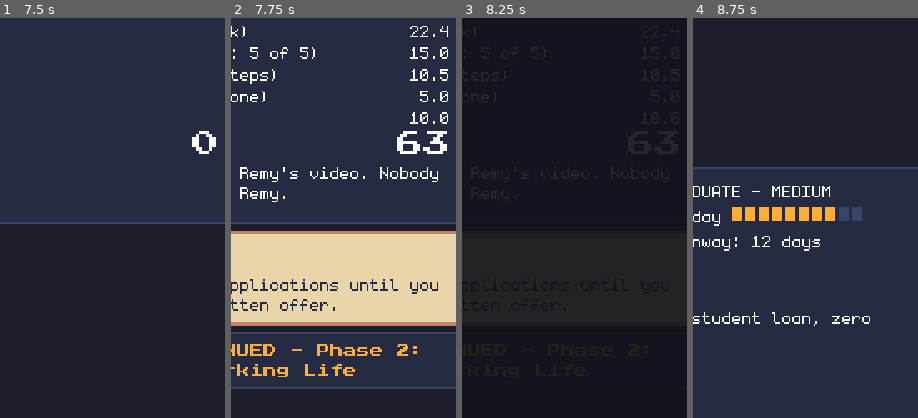
Above: before the commit, frames 1-4 (left to right).
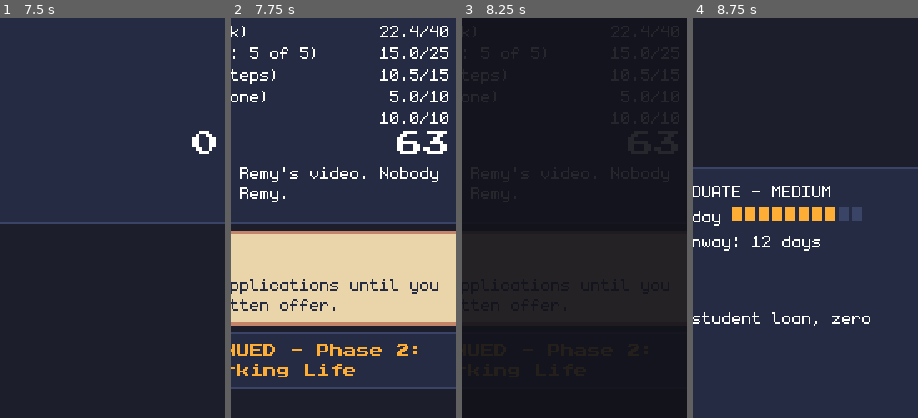
Above: after the commit, the same moments.

Repository: Lecoeurdelest/swe-simulator
Game: Godot game, scene res://features/interview/interview.tscn
Two runs of this game, one before a commit and one after it. Both use one fixed random seed, a clock stepped at 60 frames per second and the inputs below. This scene is started directly instead of the project's main scene.
Inputs (mouse positions are % of the whole screen's width and height, from its top left):
- Up to frame 1 (7.5 s): click "II" at 0.5 s; click "II" at 1.25 s; click "DBG" at 2 s; click "K.O." at 2.75 s; tap Enter (ui_accept) at 3.5, 4.25 s; drag from (50, 50) to (60, 28) at 3.52 s; drag from (30, 55) to (45, 70) at 4.27 s; move the mouse to (60, 28) at 5.02 s; click (60, 28) at 5.17 s; click "ACCEPT" at 5.75 s; drag from (45, 70) to (20, 35) at 6.52 s; move the mouse to (80, 65) at 7.27 s; click (80, 65) at 7.42 s
- Up to frame 2 (7.75 s): tap Enter (ui_accept) at 7.52 s
- Up to frame 3 (8.25 s): tap Enter (ui_accept) at 7.82 s; click "NEW RUN" at 8 s
- Up to frame 4 (8.75 s): no input
The pictures show only the part of the screen within x 46-96%, y 4-54%; the shares and areas given below are measured in that part.

Frame 1 is identical in both runs. In frame 2, 1.2% of the frame differs, in the area x 66-97%, y 2-27%; in frame 3, less than 0.1%; in frame 4, nothing differs.

Commit message:
fix(hired): Dream rows show points out of each row's maximum
The C4 labels name a unit ("Days at home", "Red flags", "Rent days to
spare"), so a bare "25.0" read as 25 days at home or 0 red flags. Each row
now shows e.g. "18.9/40"; the five maximums add up to the 100 the footer
talks about. The editor-preview texts in phase2_stub.tscn and
interview.tscn now match the current copy (C3, C4) instead of the old
footer and the pre-C3 eq_friday_deploy lines.

Diff:
--- a/features/interview/interview.tscn
+++ b/features/interview/interview.tscn
@@ -206,7 +206,7 @@
 unique_name_in_owner = true
 layout_mode = 2
 size_flags_vertical = 3
-text = "Friday, 4:55 PM. Your change is untested. What do you do?"
+text = "Friday, 4:55 PM. Your app update is done, but nobody has tested it yet. What do you do?"
 autowrap_mode = 3
 
 [node name="PauseButton" type="Button" parent="SafeArea/Column/DialogueBox" unique_id=1014167094]
@@ -252,7 +252,7 @@
 custom_minimum_size = Vector2(254, 36)
 layout_mode = 2
 focus_mode = 0
-text = "Test it, get a review, ship Monday."
+text = "Test it, then release it on Monday."
 alignment = 0
 clip_text = true
 
@@ -261,7 +261,7 @@
 custom_minimum_size = Vector2(254, 36)
 layout_mode = 2
 focus_mode = 0
-text = "Ask the team channel what to do."
+text = "Ask the team chat what to do."
 alignment = 0
 clip_text = true
 
@@ -270,7 +270,7 @@
 custom_minimum_size = Vector2(254, 36)
 layout_mode = 2
 focus_mode = 0
-text = "Deploy and turn off my phone."
+text = "Release it now. Turn off my phone."
 alignment = 0
 clip_text = true
 
--- a/features/phase2_stub/phase2_stub.gd
+++ b/features/phase2_stub/phase2_stub.gd
@@ -125,14 +125,18 @@
 # ---------- beat 2: Dream vs Reality ----------
 
 ## Every row, the score line and what follows it are filled now and stay invisible (modulate, so the
-## layout never jumps) until the tally reaches them.
+## layout never jumps) until the tally reaches them. Each row shows its points out of the row's maximum
+## ("18.9/40"): the five maximums add up to the 100 the footer talks about.
 func _fill_dream_panel(run: RunState) -> void:
 	_parts = GameState.dream_breakdown()
+	var cfg := Content.balance
+	var maxes: Array[float] = [cfg.dream_w_salary, cfg.dream_w_remote, cfg.dream_w_commute, cfg.dream_w_flags,
+		cfg.dream_w_runway]  # Odds.DREAM_ROWS order
 	_dream_header.text = Content.text("endings", "end_dream_header")
 	for i: int in Odds.DREAM_ROWS.size():
 		var row := _rows.get_child(i)
 		(row.get_node("Name") as Label).text = Content.text("endings", "end_dream_row_" + Odds.DREAM_ROWS[i])
-		(row.get_node("Points") as Label).text = "%.1f" % _parts[i] if i < _parts.size() else ""
+		(row.get_node("Points") as Label).text = "%.1f/%d" % [_parts[i], roundi(maxes[i])] if i < _parts.size() else ""
 		(row as CanvasItem).modulate.a = 0.0
 	_score.text = "0"
 	_grade.text = Content.text("endings", "end_dream_grade_%d" % Odds.dream_grade(run.dream_score))
--- a/features/phase2_stub/phase2_stub.tscn
+++ b/features/phase2_stub/phase2_stub.tscn
@@ -115,7 +115,7 @@
 unique_name_in_owner = true
 layout_mode = 2
 theme_type_variation = &"HeaderLabel"
-text = "DREAM vs REALITY"
+text = "YOUR JOB vs REMY'S VIDEO"
 
 [node name="Rows" type="VBoxContainer" parent="SafeArea/Beat2/Sheet/DreamPanel/DreamRows" unique_id=1924967106]
 unique_name_in_owner = true
@@ -130,11 +130,11 @@
 [node name="Name" type="Label" parent="SafeArea/Beat2/Sheet/DreamPanel/DreamRows/Rows/Row0" unique_id=1726474084]
 layout_mode = 2
 size_flags_horizontal = 3
-text = "Salary vs the video's $150k"
+text = "Salary (Remy: $150k)"
 
 [node name="Points" type="Label" parent="SafeArea/Beat2/Sheet/DreamPanel/DreamRows/Rows/Row0" unique_id=1532407953]
 layout_mode = 2
-text = "22.4"
+text = "22.4/40"
 horizontal_alignment = 2
 
 [node name="Row1" type="HBoxContainer" parent="SafeArea/Beat2/Sheet/DreamPanel/DreamRows/Rows" unique_id=133530201]
@@ -144,11 +144,11 @@
 [node name="Name" type="Label" parent="SafeArea/Beat2/Sheet/DreamPanel/DreamRows/Rows/Row1" unique_id=523397893]
 layout_mode = 2
 size_flags_horizontal = 3
-text = "Remote days"
+text = "Days at home (Remy: 5 of 5)"
 
 [node name="Points" type="Label" parent="SafeArea/Beat2/Sheet/DreamPanel/DreamRows/Rows/Row1" unique_id=1276151709]
 layout_mode = 2
-text = "15.0"
+text = "15.0/25"
 horizontal_alignment = 2
 
 [node name="Row2" type="HBoxContainer" parent="SafeArea/Beat2/Sheet/DreamPanel/DreamRows/Rows" unique_id=316851088]
@@ -158,11 +158,11 @@
 [node name="Name" type="Label" parent="SafeArea/Beat2/Sheet/DreamPanel/DreamRows/Rows/Row2" unique_id=481512416]
 layout_mode = 2
 size_flags_horizontal = 3
-text = "Commute"
+text = "Commute (Remy: 3 steps)"
 
 [node name="Points" type="Label" parent="SafeArea/Beat2/Sheet/DreamPanel/DreamRows/Rows/Row2" unique_id=1890916251]
 layout_mode = 2
-text = "10.5"
+text = "10.5/15"
 horizontal_alignment = 2
 
 [node name="Row3" type="HBoxContainer" parent="SafeArea/Beat2/Sheet/DreamPanel/DreamRows/Rows" unique_id=1327028419]
@@ -172,11 +172,11 @@
 [node name="Name" type="Label" parent="SafeArea/Beat2/Sheet/DreamPanel/DreamRows/Rows/Row3" unique_id=2055352015]
 layout_mode = 2
 size_flags_horizontal = 3
-text = "Red flags"
+text = "Red flags (Remy: none)"
 
 [node name="Points" type="Label" parent="SafeArea/Beat2/Sheet/DreamPanel/DreamRows/Rows/Row3" unique_id=1393816041]
 layout_mode = 2
-text = "5.0"
+text = "5.0/10"
 horizontal_alignment = 2
 
 [node name="Row4" type="HBoxContainer" parent="SafeArea/Beat2/Sheet/DreamPanel/DreamRows/Rows" unique_id=1452008136]
@@ -186,11 +186,11 @@
 [node name="Name" type="Label" parent="SafeArea/Beat2/Sheet/DreamPanel/DreamRows/Rows/Row4" unique_id=1515354599]
 layout_mode = 2
 size_flags_horizontal = 3
-text = "Rent left"
+text = "Rent days to spare"
 
 [node name="Points" type="Label" parent="SafeArea/Beat2/Sheet/DreamPanel/DreamRows/Rows/Row4" unique_id=1126008788]
 layout_mode = 2
-text = "10.0"
+text = "10.0/10"
 horizontal_alignment = 2
 
 [node name="ScoreRow" type="HBoxContainer" parent="SafeArea/Beat2/Sheet/DreamPanel/DreamRows" unique_id=690750096]
@@ -216,7 +216,7 @@
 [node name="Footer" type="Label" parent="SafeArea/Beat2/Sheet/DreamPanel/DreamRows" unique_id=487152093]
 unique_name_in_owner = true
 layout_mode = 2
-text = "The video scored 100. The video was sponsored."
+text = "100 is the life in Remy's video. Nobody gets 100. Not even Remy."
 autowrap_mode = 3
 
 [node name="TipNote" parent="SafeArea/Beat2/Sheet" unique_id=124355423 instance=ExtResource("4_duck")]
